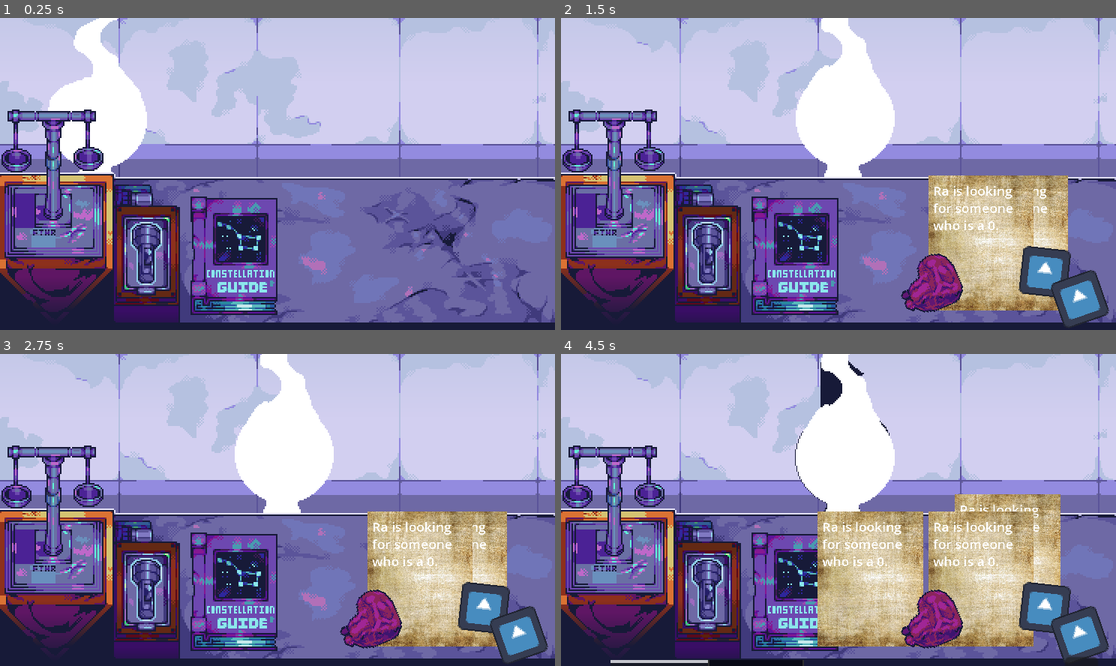
Above: before the commit, frames 1-4 (two rows, left to right).
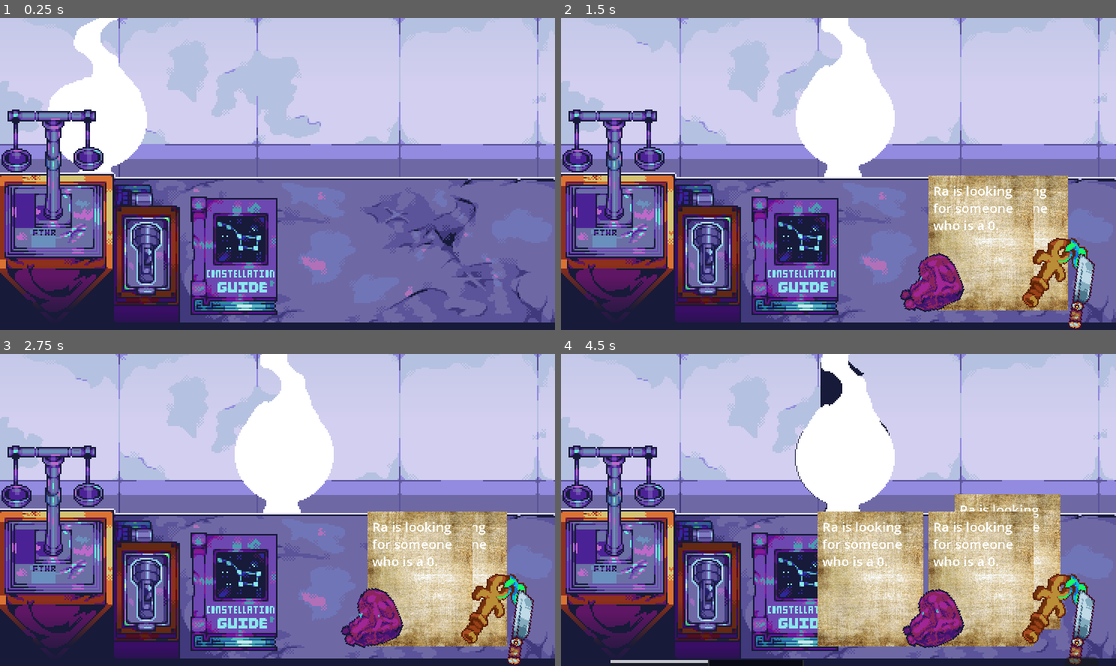
Above: after the commit, the same moments.

Repository: wooshdude/gmtk-2024
Game: Godot game, scene res://scenes/desk.tscn
The game is run twice, just before and just after one commit, with the same random seed, the same clock (stepped at 60 frames per second) and the same inputs. The engine's default icon, where the game draws it, is replaced by a stand-in: a white triangle on a blue panel in a dark square.
Inputs (mouse positions are in pixels of both pictures, inside the frame that each line leads up to):
- Up to frame 1 (0.25 s): no input
- Up to frame 2 (1.5 s): tap Enter (ui_accept) at 0.5, 0.77 s; move the mouse to (960, 158) at 0.52 s; hold Up (ui_up) 0.53-1.25 s; click (960, 158) at 0.6 s; drag from (727, 189) to (810, 236) at 1.27 s
- Up to frame 3 (2.75 s): move the mouse to (333, 441) at 2.02 s; hold Up (ui_up) from 2.03 s (still down); tap O at 2.1 s; click (333, 441) at 2.3 s
- Up to frame 4 (4.5 s): release Up (ui_up) at 2.75 s; drag from (810, 572) to (672, 463) at 2.77 s; move the mouse to (1005, 556) at 3.52 s; hold Down (ui_down) 3.53-4.25 s; click (1005, 556) at 3.6 s; tap Enter (ui_accept) at 3.77 s; drag from (672, 463) to (755, 432) at 4.27 s

The runs differ from the first frame. In frame 1, less than 0.1% of the frame differs, in the area x 2-17%, y 31-34%; in frame 2, 3.7%; in frame 3, 3.7%, in the area x 2-99%, y 31-100%; in frame 4, 3.7%.

Commit message:
Scale animation and item textures

Diff:
--- /dev/null
+++ b/assets/sprites/animated_heart/animated_heart.tres
@@ -0,0 +1,26 @@
+[gd_resource type="AnimatedTexture" load_steps=8 format=3 uid="uid://bpatk5hh6excy"]
+
+[ext_resource type="Texture2D" uid="uid://cjn0q2jl1dvv2" path="res://assets/sprites/animated_heart/heart_1.png" id="1_2argd"]
+[ext_resource type="Texture2D" uid="uid://b52g40j1g2swj" path="res://assets/sprites/animated_heart/heart_2.png" id="2_nwp4e"]
+[ext_resource type="Texture2D" uid="uid://c2sm7hf2ljs2e" path="res://assets/sprites/animated_heart/heart_3.png" id="3_gg64e"]
+[ext_resource type="Texture2D" uid="uid://bj407v53j6dlm" path="res://assets/sprites/animated_heart/heart_4.png" id="4_n4ug7"]
+[ext_resource type="Texture2D" uid="uid://cxoqd35ht2x18" path="res://assets/sprites/animated_heart/heart_5.png" id="5_0u6pr"]
+[ext_resource type="Texture2D" uid="uid://d1dxe58i8wnst" path="res://assets/sprites/animated_heart/heart_6.png" id="6_bduq6"]
+[ext_resource type="Texture2D" uid="uid://ldp8x41qf36v" path="res://assets/sprites/animated_heart/heart_7.png" id="7_ai0cj"]
+
+[resource]
+frames = 7
+speed_scale = 10.0
+frame_0/texture = ExtResource("1_2argd")
+frame_1/texture = ExtResource("2_nwp4e")
+frame_1/duration = 1.0
+frame_2/texture = ExtResource("3_gg64e")
+frame_2/duration = 1.0
+frame_3/texture = ExtResource("4_n4ug7")
+frame_3/duration = 1.0
+frame_4/texture = ExtResource("5_0u6pr")
+frame_4/duration = 1.0
+frame_5/texture = ExtResource("6_bduq6")
+frame_5/duration = 1.0
+frame_6/texture = ExtResource("7_ai0cj")
+frame_6/duration = 1.0
--- a/scenes/desk.tscn
+++ b/scenes/desk.tscn
@@ -7,11 +7,14 @@
 [ext_resource type="Texture2D" uid="uid://f4gosgl7l15e" path="res://assets/sprites/scale1.png" id="3_x72wf"]
 [ext_resource type="Texture2D" uid="uid://tvw8woyr8x0v" path="res://assets/sprites/background1.png" id="3_ywjfx"]
 [ext_resource type="PackedScene" uid="uid://3mcrgihku5cu" path="res://scripts/ui/god_list.tscn" id="5_vsu0u"]
-[ext_resource type="Script" path="res://scripts/scale.gd" id="6_te4c6"]
+[ext_resource type="Script" path="res://scripts/ui/scale.gd" id="6_is8gj"]
 [ext_resource type="Texture2D" uid="uid://cvndvpuqaq6ax" path="res://assets/sprites/desk1.png" id="6_tnd2v"]
 [ext_resource type="Texture2D" uid="uid://b6marijgfju2o" path="res://assets/sprites/flashlight1.png" id="6_yj0g3"]
+[ext_resource type="Texture2D" uid="uid://0iwtds8bjsw8" path="res://assets/sprites/scale/fulcrum.png" id="7_3yeg2"]
 [ext_resource type="Texture2D" uid="uid://dhy1xc1h72h4w" path="res://assets/sprites/book1.png" id="7_5fw88"]
 [ext_resource type="Script" path="res://scripts/systems/draggable.gd" id="7_l0jto"]
+[ext_resource type="Texture2D" uid="uid://c16d4p14olnf3" path="res://assets/sprites/scale/cup_2.png" id="8_u5i0x"]
+[ext_resource type="Texture2D" uid="uid://q6aejrqu8g15" path="res://assets/sprites/scale/cup_1.png" id="9_nrywn"]
 [ext_resource type="Script" path="res://scripts/ui/xray/xray_transform.gd" id="12_q4x0c"]
 
 [sub_resource type="Curve2D" id="Curve2D_kf21s"]
@@ -61,10 +64,25 @@
 [node name="Scale" type="Sprite2D" parent="."]
 position = Vector2(36, 110)
 texture = ExtResource("3_x72wf")
-script = ExtResource("6_te4c6")
+script = ExtResource("6_is8gj")
 
 [node name="HeartCup" type="Node2D" parent="Scale"]
 position = Vector2(23, -17)
+
+[node name="Fulcrum" type="Sprite2D" parent="Scale"]
+position = Vector2(0, -43)
+texture = ExtResource("7_3yeg2")
+offset = Vector2(0, -2)
+
+[node name="CupR" type="Sprite2D" parent="Scale/Fulcrum"]
+position = Vector2(23, -1)
+texture = ExtResource("8_u5i0x")
+offset = Vector2(0, 15)
+
+[node name="CupL" type="Sprite2D" parent="Scale/Fulcrum"]
+position = Vector2(-25, -1)
+texture = ExtResource("9_nrywn")
+offset = Vector2(0, 15)
 
 [node name="Path2D" type="Path2D" parent="."]
 curve = SubResource("Curve2D_kf21s")
--- a/scripts/scale.gd
+++ /dev/null
@@ -1,25 +0,0 @@
-extends Sprite2D
-@onready var heart_cup: Node2D = $HeartCup
-
-
-# Called when the node enters the scene tree for the first time.
-func _ready() -> void:
-	pass # Replace with function body.
-
-
-# Called every frame. 'delta' is the elapsed time since the previous frame.
-func _process(delta: float) -> void:
-	if not check_hovered(): return
-	if not check_hovered().grabbed:
-		check_hovered().global_position = lerp(check_hovered().global_position, heart_cup.global_position, 0.1)
-
-
-func check_hovered() -> Draggable:
-	for o in GrabManager.objects:
-		if not o.grabbed and o.type != Draggable.ItemType.HEART: continue
-		if (o.position.x > position.x - scale.x*texture.get_width()/2
-		and o.position.x < position.x + scale.x*texture.get_width()/2
-		and o.position.y < position.y + scale.y*texture.get_height()/2
-		and o.position.y > position.y - scale.y*texture.get_height()/2):
-			return o
-	return null
--- a/scripts/systems/draggable.gd
+++ b/scripts/systems/draggable.gd
@@ -9,6 +9,9 @@
 
 var hovered = false
 var grabbed = false
+@export var disabled = false
+@export var weight = 1.0
+var square_distance
 
 
 func _ready() -> void:
@@ -18,6 +21,7 @@
 
 
 func _physics_process(delta: float) -> void:
+	square_distance = (get_global_mouse_position() - global_position).length_squared()
 	drag()
 	check_hovered()
 	#print(hovered)
--- a/scripts/systems/grab_manager.gd
+++ b/scripts/systems/grab_manager.gd
@@ -7,7 +7,7 @@
 
 func check_can_drag(object:Draggable) -> bool:
 	for o in objects:
-		if o.grabbed and o != object:
+		if (o.grabbed or o.square_distance < object.square_distance) and o != object:
 			return false
 	return true
 
--- a/scripts/systems/people/person.gd
+++ b/scripts/systems/people/person.gd
@@ -3,10 +3,14 @@
 
 enum Trade {
 	CARPENTER,
+	PRIEST,
 	PHAROH,
-	CHEF,
+	BAKER,
 	FARMER,
-	BREWER
+	MERCHANT,
+	FISHER,
+	LABOURER,
+	SCRIBE
 }
 
 enum Constellation {
@@ -24,6 +28,17 @@
 	PISCES
 }
 
+var Texture_Ref:Array = [
+	[1, 2, 3],
+	[4, 5, 6],
+	[7, 8, 9],
+	[10, 11, 12],
+	[13, 14, 15],
+	[16, 17, 18],
+	[19, 20, 21],
+	[22, 23, 24],
+	[25, 26, 27]
+]
 
 @export var weight:int
 @export var constellation:Constellation
--- a/scripts/systems/people/person_node.gd
+++ b/scripts/systems/people/person_node.gd
@@ -26,10 +26,11 @@
 	for i in range(person_data.belongings):
 		var new_item = create_draggable()
 		new_item.type = Draggable.ItemType.BELONGING
+		new_item.texture = load("res://assets/sprites/belongings/pick_up_" + str(person_data.Texture_Ref[person_data.trade][i]) + ".png")
 		add_child(new_item)
 
 	var new_heart = create_draggable()
-	new_heart.texture = load("res://assets/sprites/heart1.png")
+	new_heart.texture = load("res://assets/sprites/animated_heart/animated_heart.tres")
 	new_heart.type = Draggable.ItemType.HEART
 	add_child(new_heart)
 
--- /dev/null
+++ b/scripts/ui/scale.gd
@@ -0,0 +1,43 @@
+extends Sprite2D
+class_name AnimatedScale
+@onready var fulcrum: Sprite2D = $Fulcrum
+@onready var heart_cup: Node2D = $Fulcrum/cup_R/HeartCup
+@export var fall_curve: Curve2D
+var weighing = false
+var tween:Tween
+
+# Called when the node enters the scene tree for the first time.
+func _ready() -> void:
+	pass # Replace with function body.
+
+
+# Called every frame. 'delta' is the elapsed time since the previous frame.
+func _process(delta: float) -> void:
+	for cup:Sprite2D in fulcrum.get_children():
+		cup.global_rotation = 0
+
+	if not check_hovered(): return
+	if not check_hovered().grabbed:
+		var o = check_hovered()
+		o.global_position = lerp(check_hovered().global_position, heart_cup.global_position, 0.1)
+		if not weighing:
+			weighing = true
+			if !!tween: tween.stop()
+			tween = create_tween()
+			tween.tween_property(fulcrum, "rotation", atan(1/o.weight), 0.2).set_ease(Tween.EASE_OUT).set_custom_interpolator(fall_curve.sample.bind())
+	elif weighing:
+		weighing = false
+		if !!tween: tween.stop()
+		tween = create_tween()
+		tween.tween_property(fulcrum, "rotation", 0, 3).set_ease(Tween.EASE_OUT).set_trans(Tween.TRANS_ELASTIC)
+
+
+func check_hovered() -> Draggable:
+	for o in GrabManager.objects:
+		if not o.grabbed and o.type != Draggable.ItemType.HEART: continue
+		if (o.position.x > position.x - scale.x*texture.get_width()/2
+		and o.position.x < position.x + scale.x*texture.get_width()/2
+		and o.position.y < position.y + scale.y*texture.get_height()/2
+		and o.position.y > position.y - scale.y*texture.get_height()/2):
+			return o
+	return null
Binary file added: assets/sprites/animated_heart/heart_1.png
Not shown, added: assets/sprites/animated_heart/heart_1.png.import
Binary file added: assets/sprites/animated_heart/heart_2.png
Not shown, added: assets/sprites/animated_heart/heart_2.png.import
Binary file added: assets/sprites/animated_heart/heart_3.png
Not shown, added: assets/sprites/animated_heart/heart_3.png.import
Binary file added: assets/sprites/animated_heart/heart_4.png
Not shown, added: assets/sprites/animated_heart/heart_4.png.import
Binary file added: assets/sprites/animated_heart/heart_5.png
Not shown, added: assets/sprites/animated_heart/heart_5.png.import
Binary file added: assets/sprites/animated_heart/heart_6.png
Not shown, added: assets/sprites/animated_heart/heart_6.png.import
(and 66 more such lines)
